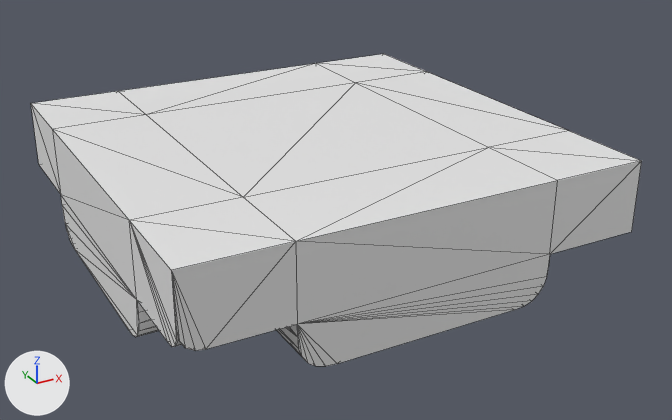
The FBX model Assets/Art/Models/Entorno/TechoLucesEsquina.fbx: old version first, new version second.
The view is the same before and after, from a camera (50 mm lens) standing at (2.25, -2.43, 11.07) and looking at (4.03, 0.81, 9.45). Every picture has the same lights, and +X, +Y and +Z are marked at lower left. The first picture is the older version. Mesh edges are drawn as thin lines. Where no turn or scale is listed for an object, it has been applied to the vertices.

The first picture shows 'TechoEsquina'.
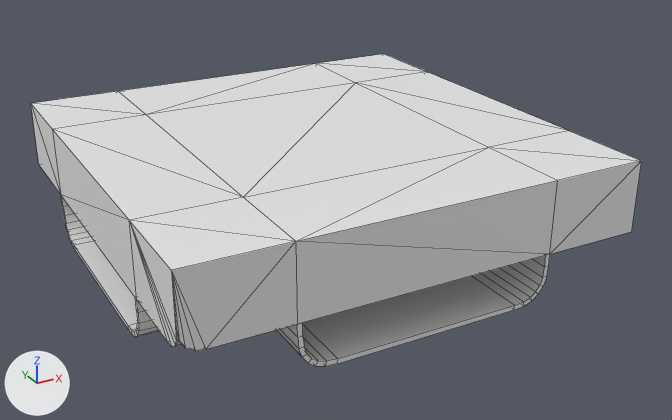
The newer file is also turned or shifted as a whole; pictures and numbers use the older file's frame.

Patch to the scene script:
```diff
--- a/Assets/Art/Models/Entorno/TechoLucesEsquina.fbx.py
+++ b/Assets/Art/Models/Entorno/TechoLucesEsquina.fbx.py
@@ me_mesh @@
 # used by ob_techoesquina; location = (3.953, 0.893, 9.55)
-me_mesh.from_pydata(...)  # 100 vertices, 196 faces; spans x -0.94..0.95, y -0.94..0.95, z -0.25..0.25
+me_mesh.from_pydata(...)  # 44 vertices, 84 faces; spans x -0.94..0.95, y -0.94..0.95, z -0.05..0.25
+# me_mesh part 1
+# 56 vertices are removed from x -0.94..0.53, y -0.94..0.53, z -0.25..-0.1
+# 118 faces are deleted
+# 6 new faces join them
@@ me_mesh_001 @@
+me_mesh_001.from_pydata(...)  # 128 vertices, 126 faces; spans x -0.943..0.534, y -0.943..0.534, z -0.25..-0.05
@@ ob_lucestechoesquina @@
+ob_lucestechoesquina = bpy.data.objects.new('LucesTechoEsquina', me_mesh_001)
+ob_lucestechoesquina.location = (3.953, 0.893, 9.55)
```

Boxes [x1, y1, x2, y2] around the edits, measured in the pictures (672 x 420 px):
'TechoEsquina', reshaped
    before: [31, 54, 642, 366]
    after: [31, 54, 642, 351]
'LucesTechoEsquina', added
    after: [61, 196, 550, 366]
part 1 of me_mesh, cut back
    before: [61, 196, 550, 366]
